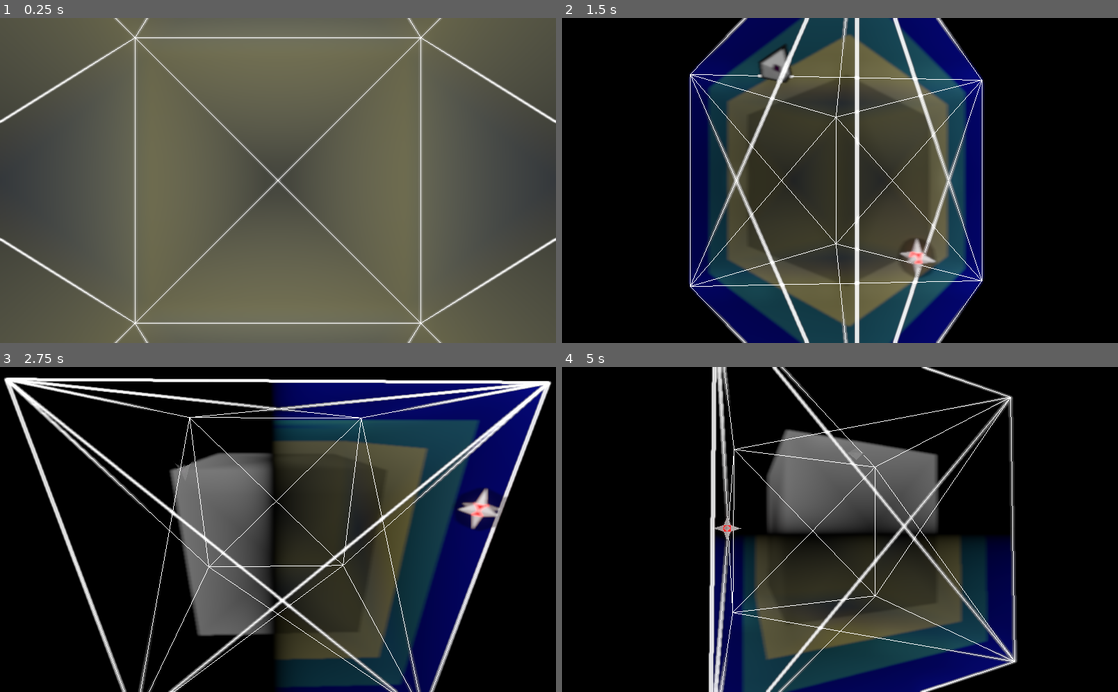
Above: before the commit, frames 1-4 (two rows, left to right).
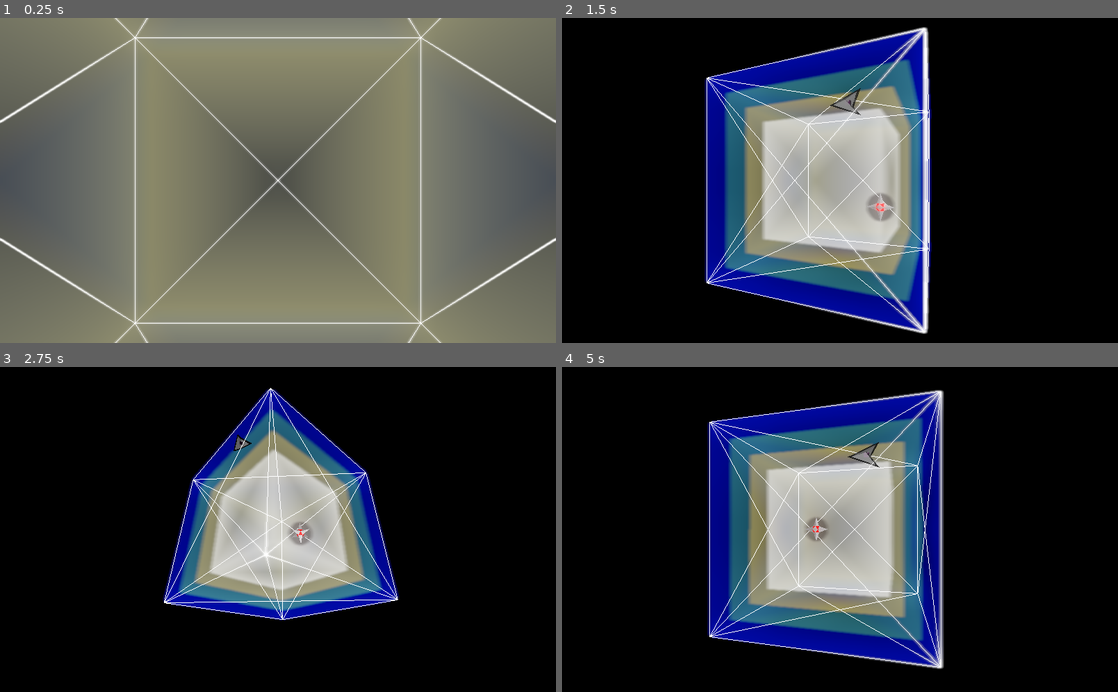
Above: after the commit, the same moments.

Repository: totoki-kei/_theLump
Game: Godot game, scene res://TestScene.tscn
Same seed, same stepped clock (60 frames per second), same inputs: the game is played once before the commit and once after it.
Inputs:
- Up to frame 1 (0.25 s): no input
- Up to frame 2 (1.5 s): hold D (game_right) 0.53-1.28 s; hold S (game_down) from 1.28 s (still down)
- Up to frame 3 (2.75 s): release S (game_down) at 2.03 s; hold D (game_right) from 2.03 s (still down)
- Up to frame 4 (5 s): release D (game_right) at 2.78 s; hold W (game_up) 2.78-3.53 s; hold A (game_left) from 3.53 s (still down)

The runs differ from the first frame. In frame 1, 77% of the frame differs, in the area x 0-100%, y 0-100%; in frame 2, 50%; in frame 3, 52%; in frame 4, 44%.

Commit message:
マテリアルとカメラの調整 プレイヤー移動速度をオリジナルの値に変更

Diff:
--- a/Camera.gd
+++ b/Camera.gd
@@ -40,7 +40,7 @@
 
 			var followee_pos := followee.translation;
 
-			if followee_pos.x != 1.0 and followee_pos.x != -1.0:
+			if Surface.to_plus(followee.surface) != Surface.SURF_XPLUS:
 				if followee_pos.x < -POS_MOVE_THRESHOLD:
 					pos.x -= SIDEVIEW_SHIFT
 					rate *= SIDEVIEW_RATE
@@ -48,7 +48,7 @@
 					pos.x += SIDEVIEW_SHIFT
 					rate *= SIDEVIEW_RATE
 				pass
-			if followee_pos.y != 1.0 and followee_pos.y != -1.0:
+			if Surface.to_plus(followee.surface) != Surface.SURF_YPLUS:
 				if followee_pos.y < -POS_MOVE_THRESHOLD:
 					pos.y -= SIDEVIEW_SHIFT
 					rate *= SIDEVIEW_RATE
@@ -56,7 +56,7 @@
 					pos.y += SIDEVIEW_SHIFT
 					rate *= SIDEVIEW_RATE
 				pass
-			if followee_pos.z != 1.0 and followee_pos.z != -1.0:
+			if Surface.to_plus(followee.surface) != Surface.SURF_ZPLUS:
 				if followee_pos.z < -POS_MOVE_THRESHOLD:
 					pos.z -= SIDEVIEW_SHIFT
 					rate *= SIDEVIEW_RATE
--- a/Cube.gd
+++ b/Cube.gd
@@ -56,51 +56,66 @@
 
 	for size in [0.625, 0.75, 0.875, 1.0]:
 		var verts = PoolVector3Array()
+		var normals = PoolVector3Array()
 		var colors = PoolColorArray()
 
 		# 0
 		verts.append(size * Vector3(-1, -1,  1))
 		colors.append(Color(1.0, 1.0, 1.0, 0.5))
+		normals.append(Vector3(-1, -1,  1).normalized())
 		# 1
 		verts.append(size * Vector3(-1,  1,  1))
 		colors.append(Color(1.0, 1.0, 1.0, 0.5))
+		normals.append(Vector3(-1,  1,  1).normalized())
 		# 2
 		verts.append(size * Vector3( 1,  1,  1))
 		colors.append(Color(1.0, 1.0, 1.0, 0.5))
+		normals.append(Vector3( 1,  1,  1).normalized())
 		# 3
 		verts.append(size * Vector3( 1, -1,  1))
 		colors.append(Color(1.0, 1.0, 1.0, 0.5))
+		normals.append(Vector3( 1, -1,  1).normalized())
 		# 4
 		verts.append(size * Vector3(-1, -1, -1))
 		colors.append(Color(1.0, 1.0, 1.0, 0.5))
+		normals.append(Vector3(-1, -1, -1).normalized())
 		# 5
 		verts.append(size * Vector3(-1,  1, -1))
 		colors.append(Color(1.0, 1.0, 1.0, 0.5))
+		normals.append(Vector3(-1,  1, -1).normalized())
 		# 6
 		verts.append(size * Vector3( 1,  1, -1))
 		colors.append(Color(1.0, 1.0, 1.0, 0.5))
+		normals.append(Vector3( 1,  1, -1).normalized())
 		# 7
 		verts.append(size * Vector3( 1, -1, -1))
 		colors.append(Color(1.0, 1.0, 1.0, 0.5))
+		normals.append(Vector3( 1, -1, -1).normalized())
 
 		# 8
 		verts.append(size * Vector3( 1,  0,  0))
 		colors.append(Color(1.0, 1.0, 1.0, 0.125))
+		normals.append(Vector3( 1,  0,  0))
 		# 9
 		verts.append(size * Vector3(-1,  0,  0))
 		colors.append(Color(1.0, 1.0, 1.0, 0.125))
+		normals.append(Vector3(-1,  0,  0))
 		# 10
 		verts.append(size * Vector3( 0,  1,  0))
 		colors.append(Color(1.0, 1.0, 1.0, 0.125))
+		normals.append(Vector3( 0,  1,  0))
 		# 11
 		verts.append(size * Vector3( 0, -1,  0))
 		colors.append(Color(1.0, 1.0, 1.0, 0.125))
+		normals.append(Vector3( 0, -1,  0))
 		# 12
 		verts.append(size * Vector3( 0,  0,  1))
 		colors.append(Color(1.0, 1.0, 1.0, 0.125))
+		normals.append(Vector3( 0,  0,  1))
 		# 13
 		verts.append(size * Vector3( 0,  0, -1))
 		colors.append(Color(1.0, 1.0, 1.0, 0.125))
+		normals.append(Vector3( 0,  0, -1))
 
 
 		var surface_array = []
@@ -108,6 +123,7 @@
 		surface_array[Mesh.ARRAY_VERTEX] = verts
 		surface_array[Mesh.ARRAY_INDEX] = indices
 		surface_array[Mesh.ARRAY_COLOR] = colors
+		#surface_array[Mesh.ARRAY_NORMAL] = normals
 
 		mesh.add_surface_from_arrays(Mesh.PRIMITIVE_TRIANGLES, surface_array)
 
--- /dev/null
+++ b/MaterialTestCamera.gd
@@ -0,0 +1,22 @@
+extends Camera
+
+
+# Declare member variables here. Examples:
+# var a = 2
+# var b = "text"
+
+
+# Called when the node enters the scene tree for the first time.
+func _ready():
+	pass # Replace with function body.
+
+
+# Called every frame. 'delta' is the elapsed time since the previous frame.
+func _process(delta):
+	var dx = Input.get_axis("game_left", "game_right") / 360
+	var dy = Input.get_axis("game_down", "game_up") / 360
+
+	self.translation = Basis(Vector3(dy, dx, 0)).xform(self.translation)
+	self.look_at(Vector3.ZERO, Vector3.UP)
+
+	pass
--- /dev/null
+++ b/MaterialTestScene.tscn
@@ -0,0 +1,42 @@
+[gd_scene load_steps=10 format=2]
+
+[ext_resource path="res://Materials/cube_surface_material.tres" type="Material" id=1]
+[ext_resource path="res://Materials/cube_outer_material.tres" type="Material" id=2]
+[ext_resource path="res://Materials/cube_middle_material.tres" type="Material" id=3]
+[ext_resource path="res://Materials/cube_inner_material.tres" type="Material" id=4]
+[ext_resource path="res://MaterialTestCamera.gd" type="Script" id=5]
+
+[sub_resource type="CubeMesh" id=1]
+size = Vector3( 1, 1, 1 )
+
+[sub_resource type="CubeMesh" id=2]
+size = Vector3( 1.5, 1.5, 1.5 )
+
+[sub_resource type="CubeMesh" id=3]
+size = Vector3( 1.75, 1.75, 1.75 )
+
+[sub_resource type="CubeMesh" id=4]
+
+[node name="Spatial" type="Spatial"]
+
+[node name="Inner" type="MeshInstance" parent="."]
+mesh = SubResource( 1 )
+material/0 = ExtResource( 4 )
+
+[node name="Middle" type="MeshInstance" parent="."]
+mesh = SubResource( 2 )
+skeleton = NodePath("../Inner")
+material/0 = ExtResource( 3 )
+
+[node name="Outer" type="MeshInstance" parent="."]
+mesh = SubResource( 3 )
+skeleton = NodePath("../Middle")
+material/0 = ExtResource( 2 )
+
+[node name="Surface" type="MeshInstance" parent="."]
+mesh = SubResource( 4 )
+material/0 = ExtResource( 1 )
+
+[node name="MaterialTestCamera" type="Camera" parent="."]
+transform = Transform( 1, 0, 0, 0, 1, 0, 0, 0, 1, 0, 0, 3 )
+script = ExtResource( 5 )
--- a/Materials/cube_inner_material.tres
+++ b/Materials/cube_inner_material.tres
@@ -2,5 +2,6 @@
 
 [resource]
 flags_transparent = true
+flags_unshaded = true
 vertex_color_use_as_albedo = true
 params_cull_mode = 1
--- a/Materials/cube_middle_material.tres
+++ b/Materials/cube_middle_material.tres
@@ -2,5 +2,6 @@
 
 [resource]
 flags_transparent = true
+flags_unshaded = true
 vertex_color_use_as_albedo = true
 albedo_color = Color( 1, 0.854902, 0, 0.501961 )
--- a/Materials/cube_outer_material.tres
+++ b/Materials/cube_outer_material.tres
@@ -2,5 +2,6 @@
 
 [resource]
 flags_transparent = true
+flags_unshaded = true
 vertex_color_use_as_albedo = true
 albedo_color = Color( 0.235294, 0.67451, 0.254902, 0.501961 )
--- a/Materials/cube_surface_material.tres
+++ b/Materials/cube_surface_material.tres
@@ -2,5 +2,6 @@
 
 [resource]
 flags_transparent = true
+flags_unshaded = true
 vertex_color_use_as_albedo = true
 albedo_color = Color( 0, 0.0588235, 1, 0.501961 )
--- a/Player.gd
+++ b/Player.gd
@@ -21,8 +21,8 @@
 #	pass
 
 func _physics_process(delta):
-	var dx = Input.get_axis("game_left", "game_right") / 30
-	var dy = Input.get_axis("game_down", "game_up") / 30
+	var dx = Input.get_axis("game_left", "game_right") / 64
+	var dy = Input.get_axis("game_down", "game_up") / 64
 	# var dx = 1.0 / 128
 	# var dy = 1.5 / 128
 
